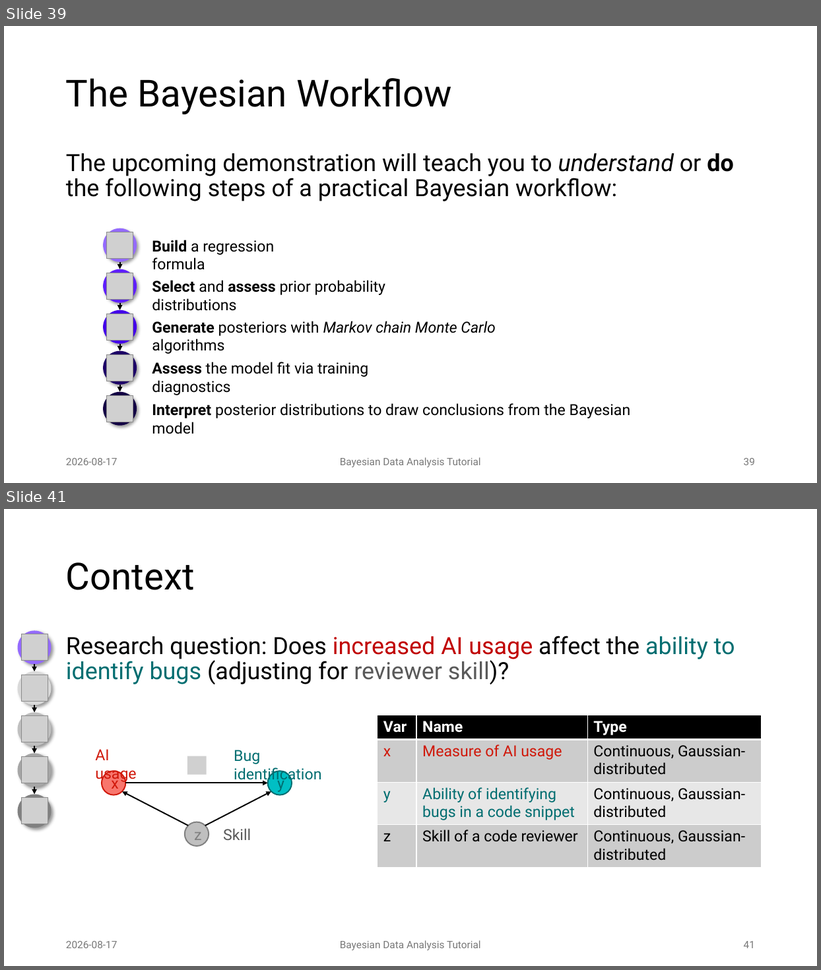
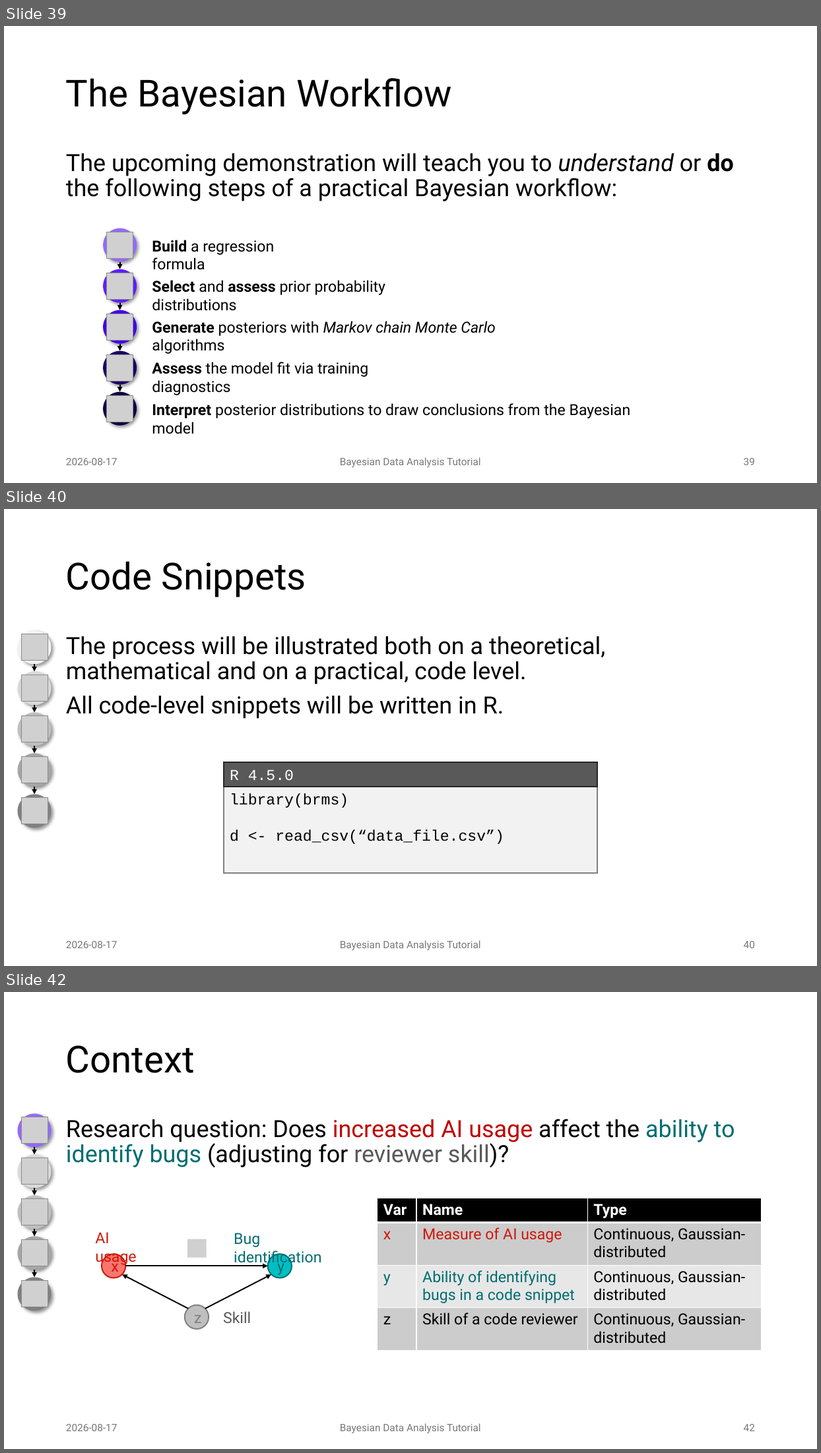
Before and after one commit to JulianFrattini/bda-intro, a slide deck: slides/presentations/2026-08-17-tutorial-reconf.pptx. Shown one above the other, each under a label of ours: slides 39 and 41 before the commit, slides 39, 40 and 42 after it; the slides between them are not shown. The pictures are 821x970 and 821x1453 pixels, drawn with LibreOffice and Linux fonts; fonts in the diff are those of the drawing; grey boxes stand for pictures; background and template pictures are left out. Boxes give left, top, right and bottom in pixels: in the first picture for what was removed or moved away, otherwise in the second. Text is boxed around its words. In the diff, an @@ line names an element or a change of style, - is before the commit and + after.

Commit message:
Finalized RE'26 tutorial slides

```diff
--- a/slides/presentations/2026-08-17-tutorial-reconf.pptx
+++ b/slides/presentations/2026-08-17-tutorial-reconf.pptx
@@ slide 40 added at box(4, 509, 817, 966), background #FFFFFF @@
@@ title added at box(66, 561, 306, 597), 44 pt, text #000000 @@
+Code Snippets
@@ ellipse added at box(17, 631, 51, 665), fill #F2F2F2 @@
@@ picture added at box(21, 634, 48, 661) @@
@@ text added at box(66, 636, 605, 719), 28 pt, text #000000 @@
+The process will be illustrated both on a theoretical, mathematical and on a practical, code level.
+All code-level snippets will be written in R.
@@ arrow added from (34, 665) to (34, 672), #000000 1.5 pt @@
@@ ellipse added at box(17, 672, 51, 706), fill #D9D9D9 @@
@@ picture added at box(21, 675, 48, 702) @@
@@ arrow added from (34, 706) to (34, 713), #000000 1.5 pt @@
@@ ellipse added at box(17, 713, 51, 747), fill #BFBFBF @@
@@ picture added at box(21, 716, 48, 743) @@
@@ ellipse added at box(17, 754, 51, 787), fill #A6A6A6 @@
@@ picture added at box(21, 757, 48, 784) @@
@@ arrow added from (34, 747) to (34, 754), #000000 1.5 pt @@
@@ rectangle added at box(224, 762, 597, 787), fill #595959, outline #262626 1.5 pt, 18 pt, text #FFFFFF @@
+R 4.5.0
@@ ellipse added at box(17, 795, 51, 828), fill #808080 @@
@@ picture added at box(21, 798, 48, 824) @@
@@ arrow added from (34, 787) to (34, 795), #000000 1.5 pt @@
@@ rectangle added at box(224, 787, 597, 873), fill #F2F2F2, outline #808080 1.5 pt, 18 pt, text #000000 @@
+library(brms)
+d <- read_csv(“data_file.csv”)
@@ text added at box(66, 941, 118, 949), 12 pt, text #797979 @@
+2026-08-17
@@ text added at box(340, 941, 481, 951), 12 pt, text #797979 @@
+Bayesian Data Analysis Tutorial
@@ page number added at box(744, 941, 755, 949), 12 pt, text #797979 @@
+40
@@ what was slide 41 is now slide 42 @@
@@ page number at box(744, 1424, 755, 1432): text changed @@
-41
+42
```
Also in this commit, not shown: 14 slides changed, 8 other slides added.
